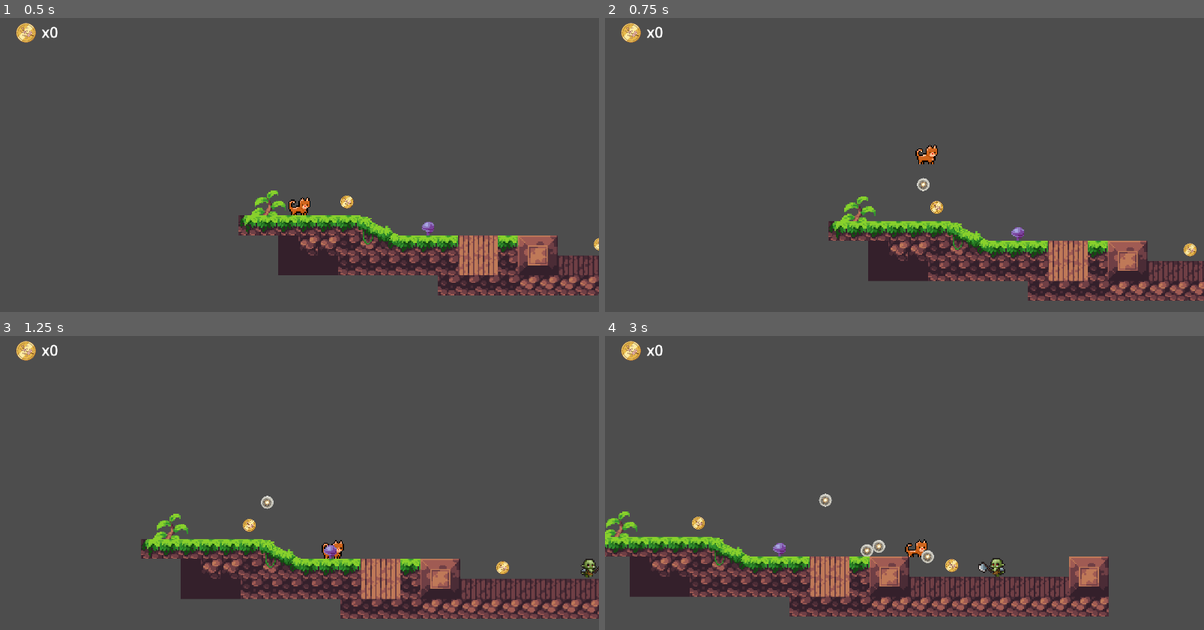
Above: before the commit, frames 1-4 (two rows, left to right).
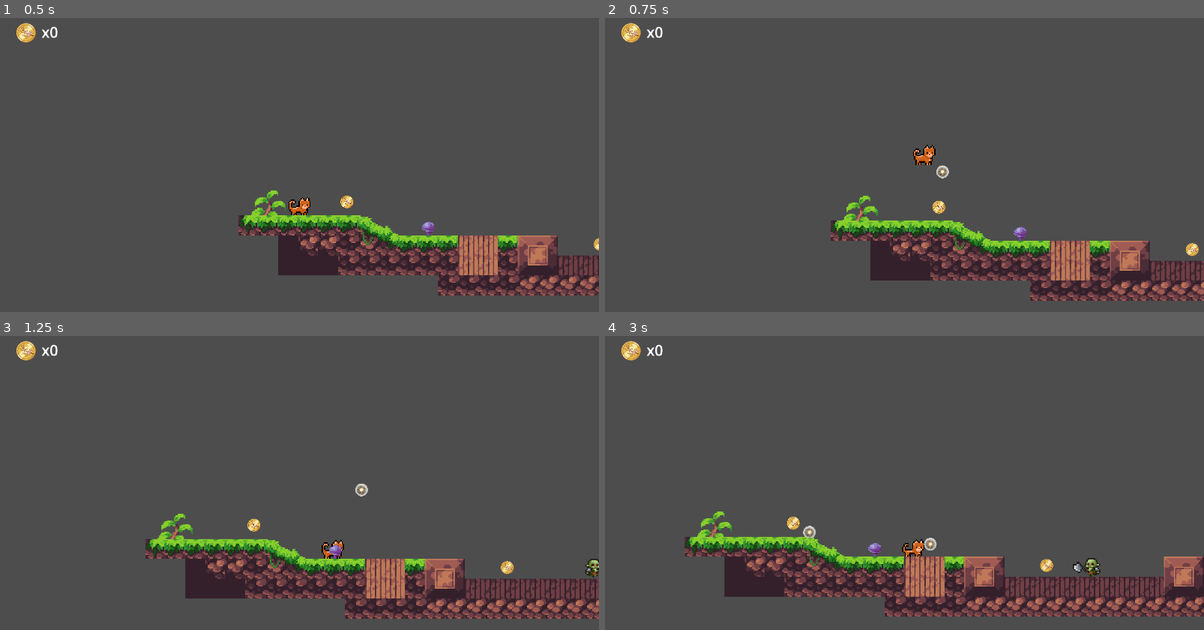
Above: after the commit, the same moments.

Repository: ionutincau/cats
Game: Godot game, scene res://scenes/game.tscn
Two runs of this game, one before a commit and one after it. Both use one fixed random seed, a clock stepped at 60 frames per second and the inputs below.
Inputs:
- Up to frame 1 (0.5 s): no input
- Up to frame 2 (0.75 s): tap Enter (ui_accept) at 0.5 s; hold Right (ui_right) from 0.53 s (still down); tap Alt (fire) at 0.6 s
- Up to frame 3 (1.25 s): keep holding Right (ui_right); tap Enter (ui_accept) at 0.77 s
- Up to frame 4 (3 s): tap Alt (fire) at 1.35, 2.1, 2.85 s; tap Enter (ui_accept) at 1.52 s; release Right (ui_right) at 2.03 s; hold Left (ui_left) 2.03-2.78 s; hold Right (ui_right) from 2.78 s (still down)

Frame 1 is identical in both runs. In frame 2, 5.4% of the frame differs, in the area x 37-100%, y 43-97%; in frame 3, 7.6%; in frame 4, 17%, in the area x 0-100%, y 53-96%.

Commit message:
refine bullet position and speed

Diff:
--- a/scripts/bullet.gd
+++ b/scripts/bullet.gd
@@ -1,6 +1,6 @@
 extends CharacterBody2D
 
-const SPEED = 3000.0
+const SPEED = 10000.0
 
 var direction = 1;
 
--- a/scripts/gun.gd
+++ b/scripts/gun.gd
@@ -1,7 +1,8 @@
 extends Node2D
 
 const BULLET_TIMEOUT = 10
-const BULLET_PLAYER_OFFSET = 10
+const BULLET_X_OFFSET = 10
+const BULLET_Y_OFFSET = -10
 
 @onready var game: Node2D = $".."
 @onready var player: CharacterBody2D = %Player
@@ -25,7 +26,8 @@
 	var direction = player.moving_direction
 	bullet.direction = direction
 	bullet.position = player.position
-	bullet.position.x += BULLET_PLAYER_OFFSET * direction
+	bullet.position.x += BULLET_X_OFFSET * direction
+	bullet.position.y += BULLET_Y_OFFSET
 	game.add_child.call_deferred(bullet)
 
 	return bullet
